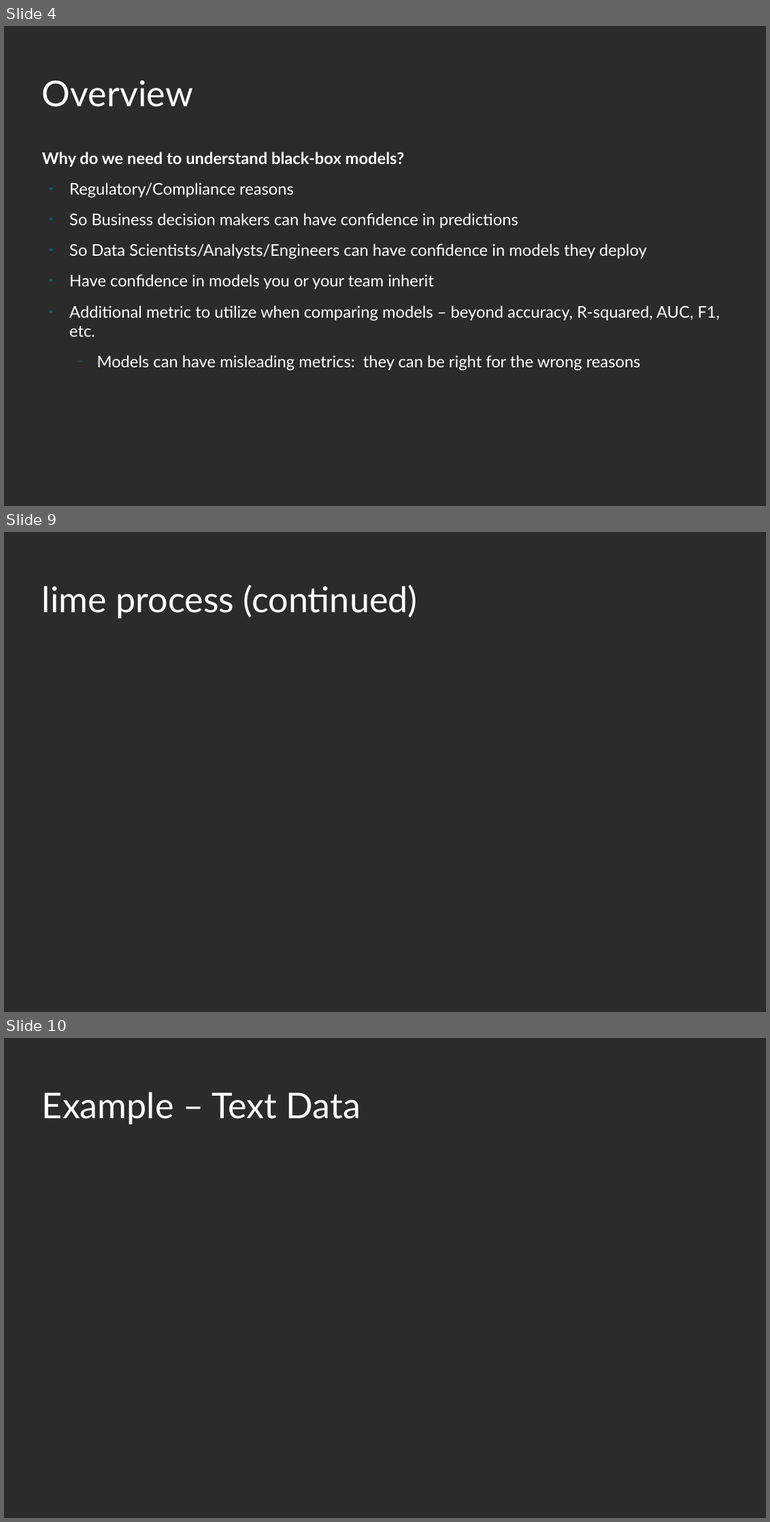
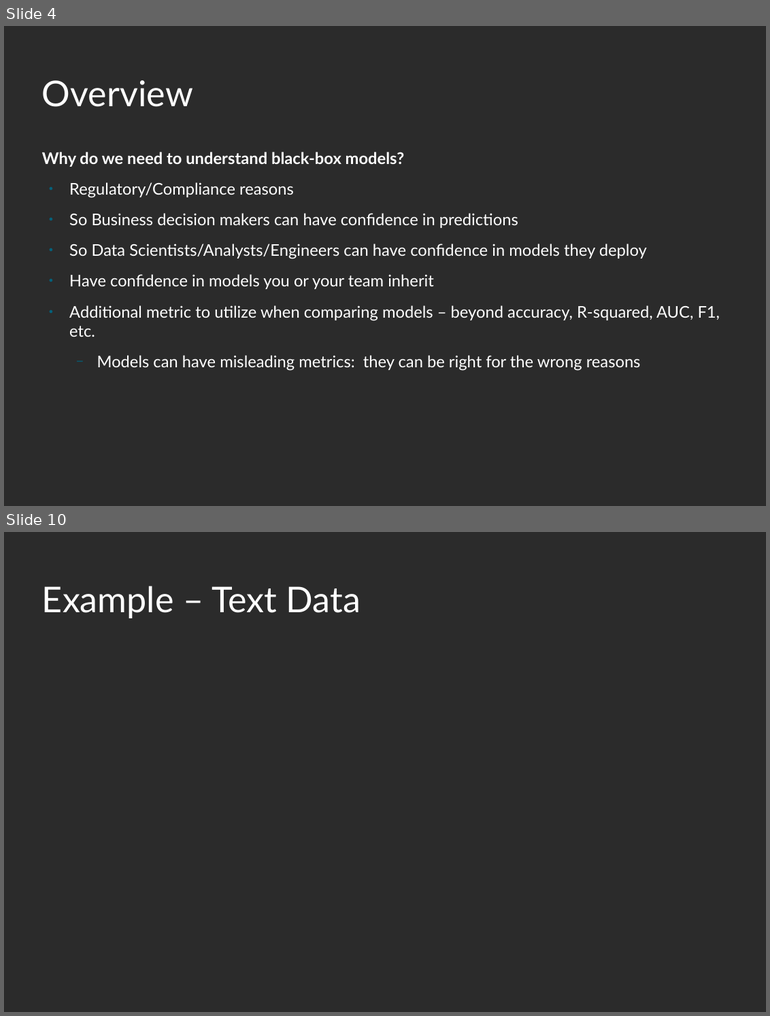
Before and after one commit to mattdube/stl-rug_lime, a slide deck: Slides/stl-rug_lime_01092019.odp. Shown one above the other, each under a label of ours: slides 4, 9 and 10 before the commit, slides 4 and 10 after it; the slides between them are not shown. The pictures are 770x1522 and 770x1016 pixels, drawn with LibreOffice and Linux fonts; fonts in the diff are those of the drawing; background and template pictures are left out; a plain dark background stands for a picture behind light text. Boxes give left, top, right and bottom in pixels: in the first picture for what was removed or moved away, otherwise in the second. Text is boxed around its words. In the diff, an @@ line names an element or a change of style, - is before the commit and + after.

```diff
--- a/Slides/stl-rug_lime_01092019.odp
+++ b/Slides/stl-rug_lime_01092019.odp
@@ slide 9 removed at [4, 532, 766, 1012], background picture (left out) @@
@@ title removed at [42, 584, 417, 618] @@
-lime process (continued)
```
Also in this commit, not shown: 9 slides changed, 1 slide added.
